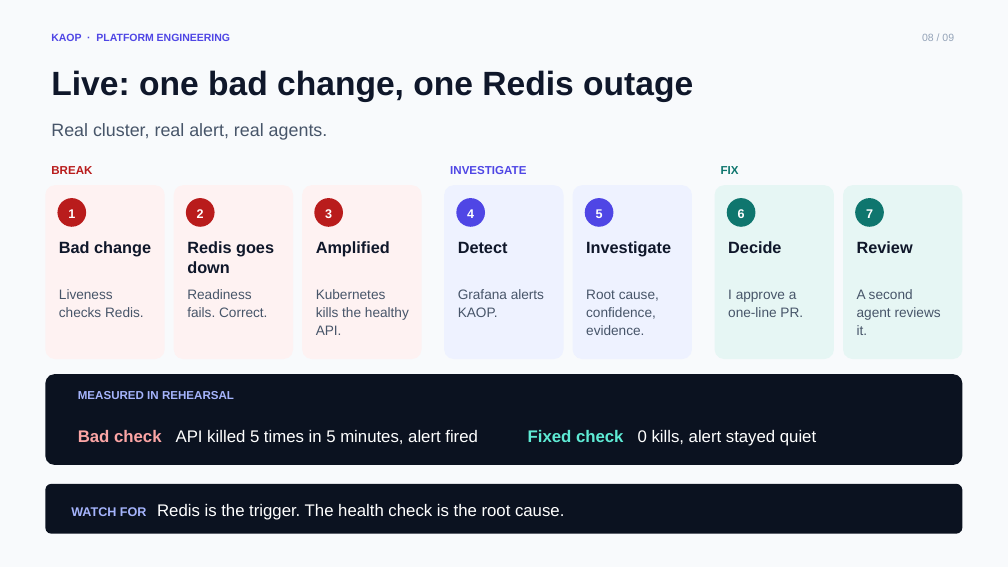
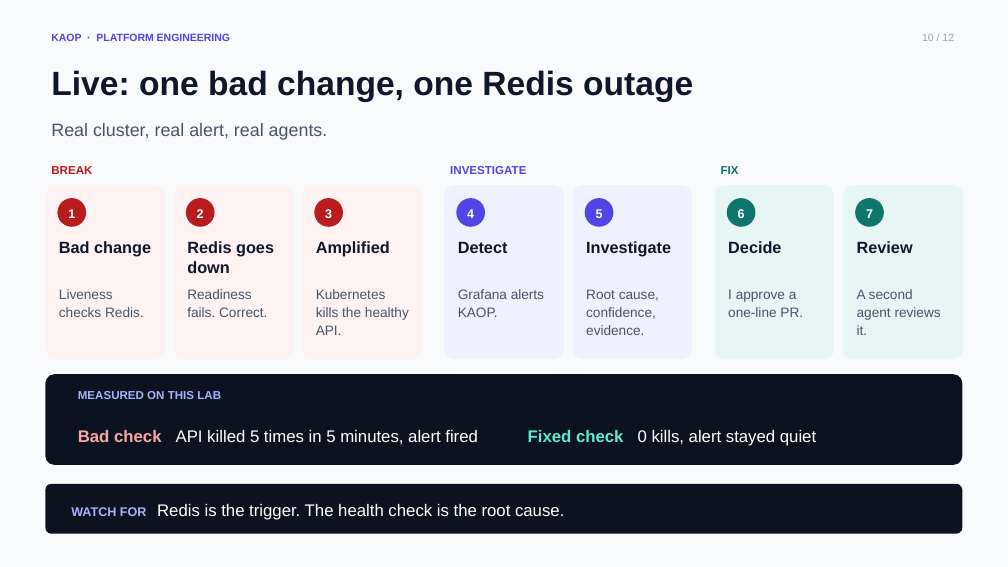
Before and after one commit to chizeni24/komodor-production-lab, a slide deck: slide 10 of docs/presentation/KAOP_Customer_Pitch.pptx (slide 8 before the commit). Drawn at 1008x567 pixels with LibreOffice and Linux fonts; fonts in the diff are those of the drawing. Boxes give left, top, right and bottom in pixels: in the first picture for what was removed or moved away, otherwise in the second. Text is boxed around its words. In the diff, an @@ line names an element or a change of style, - is before the commit and + after.

```diff
--- a/docs/presentation/KAOP_Customer_Pitch.pptx
+++ b/docs/presentation/KAOP_Customer_Pitch.pptx
@@ text at (922,34,954,41): text changed @@
-08 / 09
+10 / 12
@@ text at (78,391,221,399): text changed @@
-MEASURED IN REHEARSAL
+MEASURED ON THIS LAB
```
Also in this commit, not shown: 10 other slides changed, 5 slides added, 1 slide removed, 1 other file.
